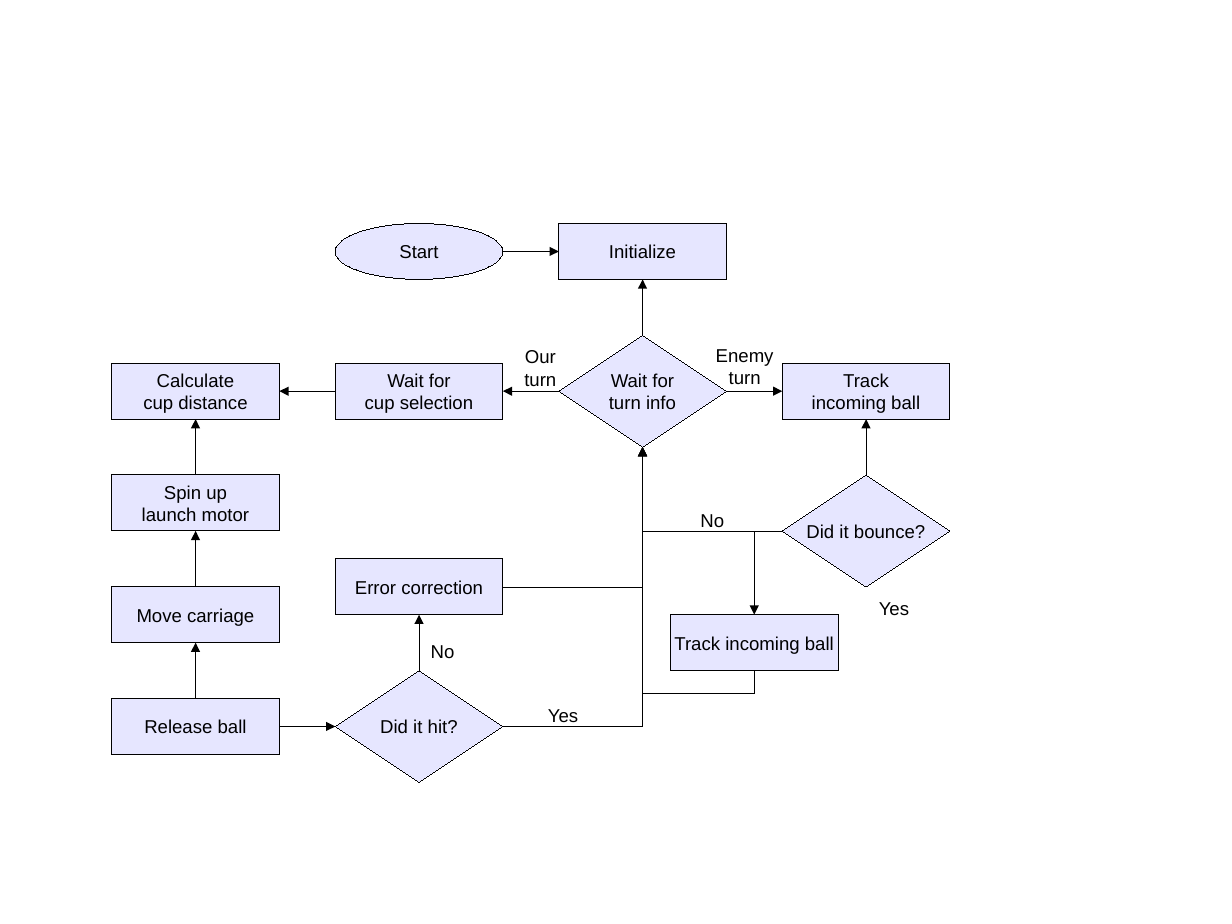
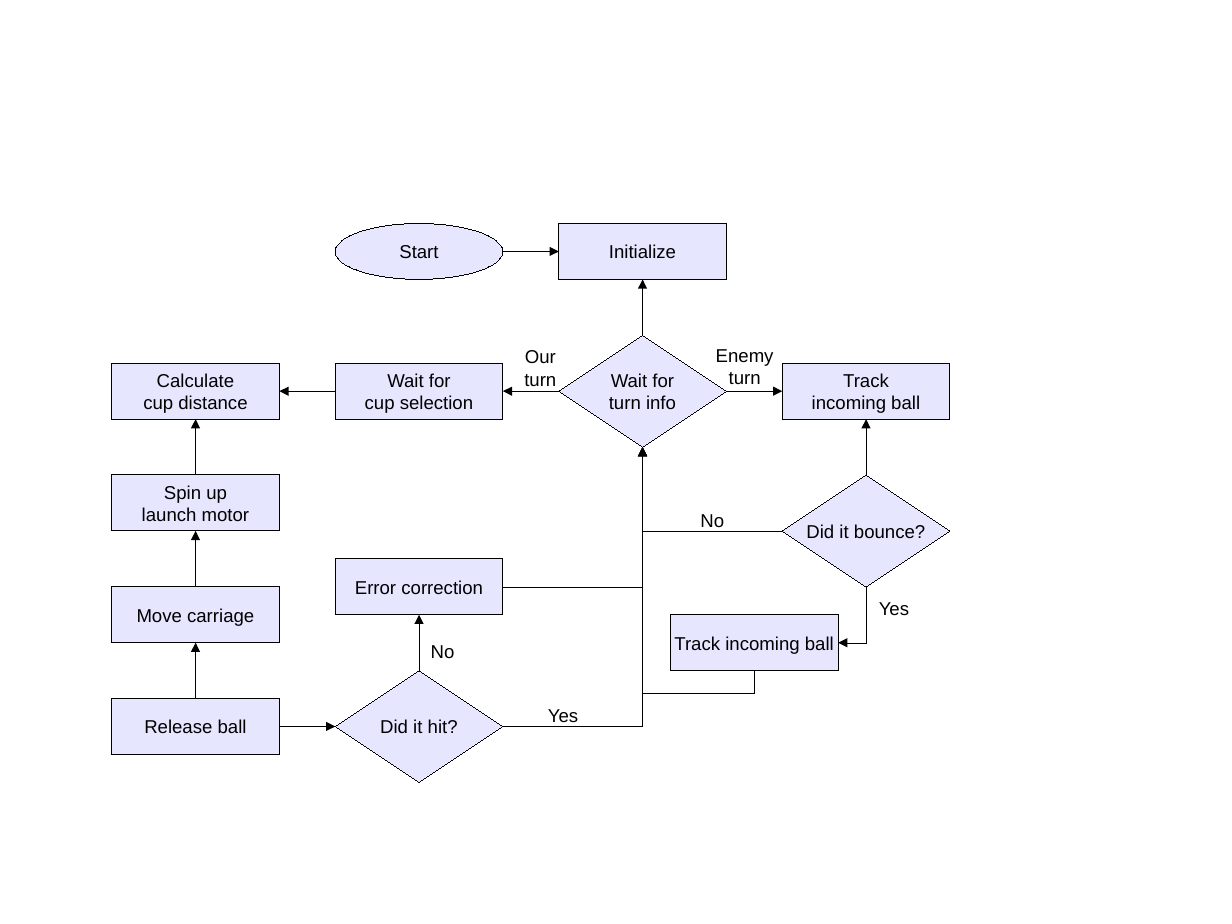
Before and after one commit to rettigs/rob421-applied-robotics, a slide deck: slide 1 of documents/HW 2 Flowchart of Functions.odp. Drawn at 1232x924 pixels with LibreOffice and Linux fonts; fonts in the diff are those of the drawing. Boxes give left, top, right and bottom in pixels: in the first picture for what was removed or moved away, otherwise in the second. Text is boxed around its words. In the diff, an @@ line names an element or a change of style, - is before the commit and + after.

Commit message:
hw2: fix flowchart of functions

```diff
--- a/documents/HW 2 Flowchart of Functions.odp
+++ b/documents/HW 2 Flowchart of Functions.odp
@@ elbow arrow moved from (783, 531) - (755, 615) to (866, 587) - (838, 643) @@
```
